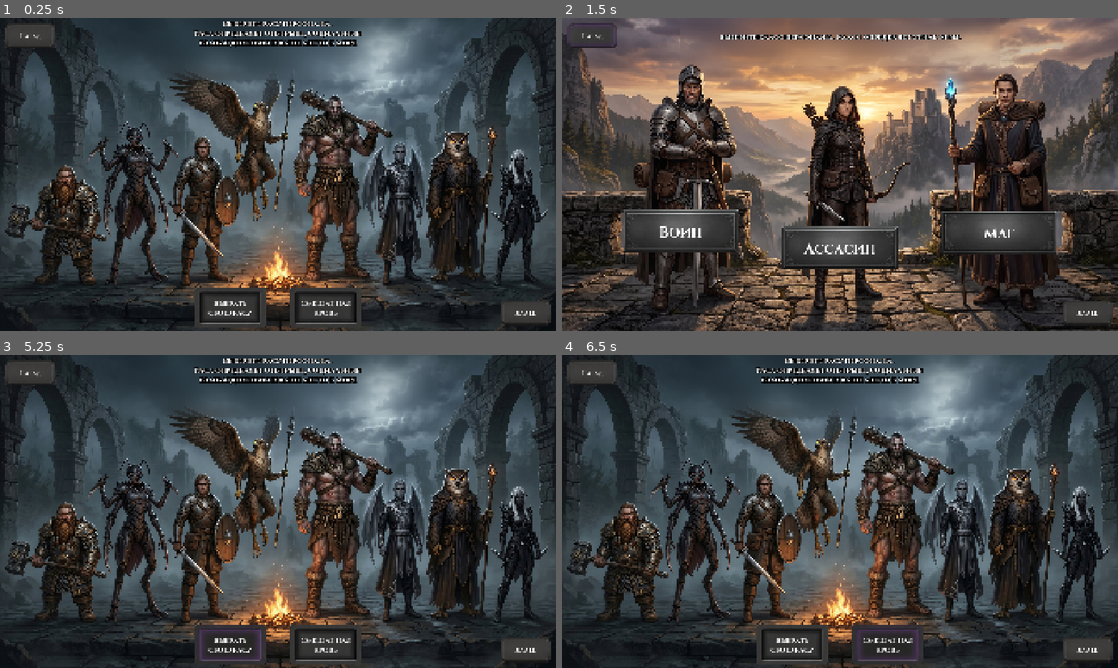
Above: before the commit, frames 1-4 (two rows, left to right).
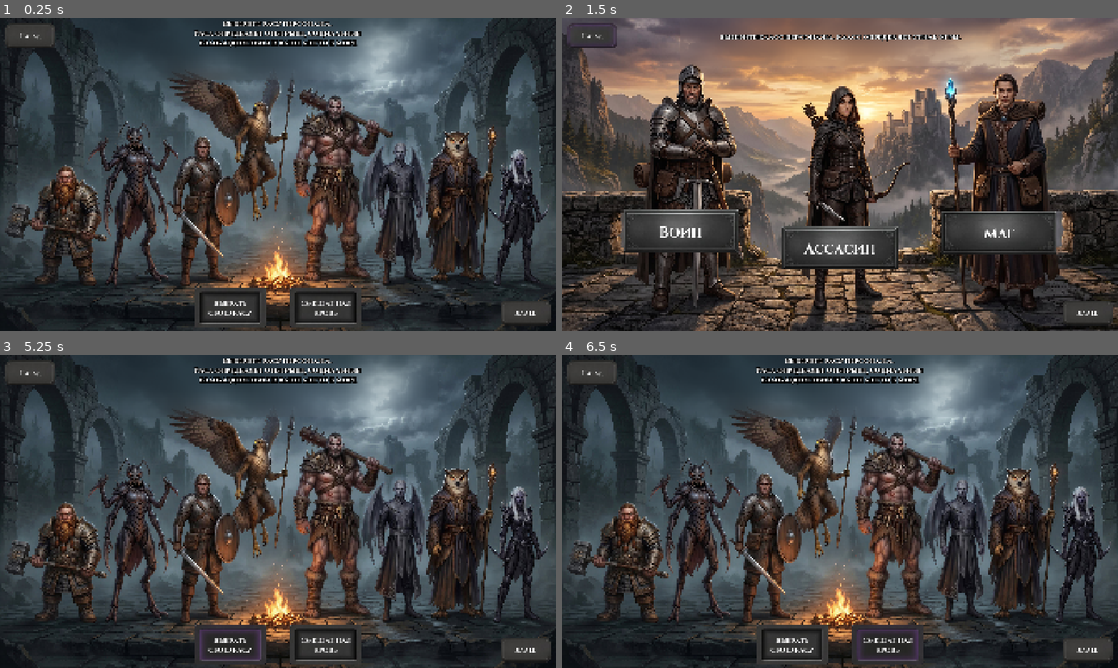
Above: after the commit, the same moments.

Repository: Brodyaga20/DND_Ecosystem
Game: Godot game, scene res://Scenes/RaceSelect.tscn
The game is run twice, just before and just after one commit, with the same random seed, the same clock (stepped at 60 frames per second) and the same inputs. This scene is started directly instead of the project's main scene.
Inputs:
- Up to frame 1 (0.25 s): no input
- Up to frame 2 (1.5 s): click "Назад" at 0.5 s; click "Назад" at 1.25 s
- Up to frame 3 (5.25 s): click "Воин" at 2 s; click "Далее" at 2.75 s; click "Паладин" at 3.5 s; click "Далее" at 4.25 s; click "Выбрать свою расу" at 5 s
- Up to frame 4 (6.5 s): click "Смешанная кровь" at 5.75 s

The runs differ from the first frame. In frame 1, 6.0% of the frame differs, in the area x 0-99%, y 19-86%; in frame 2, nothing differs; in frame 3, 6.0%; in frame 4, 6.0%.

Commit message:
fix: change all of the characters icons on the race select screen

Diff:
--- a/Scenes/RaceSelect.tscn
+++ b/Scenes/RaceSelect.tscn
@@ -8,7 +8,7 @@
 [ext_resource type="Texture2D" uid="uid://cey7teay03u4d" path="res://Assets/Pictures/Characters/RaceSelect/Human.png" id="6_ysmgl"]
 [ext_resource type="Texture2D" uid="uid://c8vrjooon177" path="res://Assets/Pictures/Buttons/Universal/BackHover.png" id="7_3axmt"]
 [ext_resource type="Texture2D" uid="uid://doiq3h3r1vsir" path="res://Assets/Pictures/Characters/RaceSelect/Aarakocra.png" id="7_4fyqd"]
-[ext_resource type="Texture2D" uid="uid://byc2xbf6g0124" path="res://Assets/Pictures/Characters/RaceSelect/giant.png" id="8_s7cy1"]
+[ext_resource type="Texture2D" uid="uid://bt3s40dwbe8p1" path="res://Assets/Pictures/Characters/RaceSelect/Giant.png" id="8_pp76f"]
 [ext_resource type="FontFile" uid="uid://bmi3qlrfv0fa5" path="res://Assets/Fonts/cinzel_bold.ttf" id="8_xnjbr"]
 [ext_resource type="Texture2D" uid="uid://dvyn8ldxouu8p" path="res://Assets/Pictures/Characters/RaceSelect/Aasimar.png" id="9_7lttw"]
 [ext_resource type="Texture2D" uid="uid://4j0pdkjrmmru" path="res://Assets/Pictures/Characters/RaceSelect/Owlin.png" id="10_jqhg7"]
@@ -41,10 +41,10 @@
 size = Vector2(190, 529)
 
 [sub_resource type="RectangleShape2D" id="RectangleShape2D_3gngh"]
-size = Vector2(194.92456, 513.5678)
+size = Vector2(181.92462, 513.5678)
 
 [sub_resource type="RectangleShape2D" id="RectangleShape2D_fcnqv"]
-size = Vector2(209.13351, 493.0725)
+size = Vector2(209.13351, 572.0968)
 
 [sub_resource type="RectangleShape2D" id="RectangleShape2D_7numd"]
 size = Vector2(175.2171, 496.79202)
@@ -73,12 +73,10 @@
 texture = ExtResource("1_4jilo")
 
 [node name="Gnome" type="Area2D" parent="." unique_id=1967818966]
-position = Vector2(194.00003, 701.00006)
-scale = Vector2(0.85, 0.85)
+position = Vector2(193.00003, 717.00006)
 
 [node name="Gnome" type="Sprite2D" parent="Gnome" unique_id=1113030315 groups=["characters"]]
 material = SubResource("ShaderMaterial_nydx7")
-scale = Vector2(1.0000001, 1.0000001)
 texture = ExtResource("18_a7xw8")
 
 [node name="CollisionShape2D2" type="CollisionShape2D" parent="Gnome" unique_id=2057936158]
@@ -87,13 +85,11 @@
 shape = SubResource("RectangleShape2D_yf5fn")
 
 [node name="Chitin" type="Area2D" parent="." unique_id=1848901643]
-position = Vector2(457.99994, 630.99976)
-scale = Vector2(1.1, 1.1)
+position = Vector2(455.99994, 639.99976)
 
 [node name="Chitin" type="Sprite2D" parent="Chitin" unique_id=1492430631 groups=["characters"]]
 material = SubResource("ShaderMaterial_nydx7")
 position = Vector2(3.669783, 0.91767883)
-scale = Vector2(1.0000001, 1.0000001)
 texture = ExtResource("5_pp76f")
 
 [node name="CollisionShape2D" type="CollisionShape2D" parent="Chitin" unique_id=82508175]
@@ -101,12 +97,11 @@
 shape = SubResource("RectangleShape2D_57qmd")
 
 [node name="Human" type="Area2D" parent="." unique_id=368739890]
-position = Vector2(543.00006, 648.0001)
+position = Vector2(544.00006, 648.0001)
 
 [node name="Human" type="Sprite2D" parent="Human" unique_id=991013605 groups=["characters"]]
 material = SubResource("ShaderMaterial_nydx7")
 position = Vector2(158.35294, 20)
-scale = Vector2(1.04, 1.04)
 texture = ExtResource("6_ysmgl")
 
 [node name="CollisionShape2D" type="CollisionShape2D" parent="Human" unique_id=1543362313]
@@ -114,39 +109,33 @@
 shape = SubResource("RectangleShape2D_d0u6y")
 
 [node name="Aarakocra" type="Area2D" parent="." unique_id=864208963]
-position = Vector2(820.00006, 438.00003)
-scale = Vector2(0.995, 0.995)
+position = Vector2(795.00006, 438.00003)
 
 [node name="Aarakocra" type="Sprite2D" parent="Aarakocra" unique_id=1827802805 groups=["characters"]]
 material = SubResource("ShaderMaterial_nydx7")
-scale = Vector2(0.995, 0.995)
 texture = ExtResource("7_4fyqd")
 
 [node name="CollisionShape2D" type="CollisionShape2D" parent="Aarakocra" unique_id=762373529]
-position = Vector2(87.46228, 18.592926)
+position = Vector2(93.96222, 18.592926)
 shape = SubResource("RectangleShape2D_3gngh")
 
 [node name="Giant" type="Area2D" parent="." unique_id=959090653]
-position = Vector2(1130, 576)
-scale = Vector2(1.115, 1.115)
+position = Vector2(1183, 574)
 
 [node name="Giant" type="Sprite2D" parent="Giant" unique_id=1859544400 groups=["characters"]]
 material = SubResource("ShaderMaterial_nydx7")
-scale = Vector2(1.115, 1.115)
-texture = ExtResource("8_s7cy1")
+texture = ExtResource("8_pp76f")
 
 [node name="CollisionShape2D2" type="CollisionShape2D" parent="Giant" unique_id=1620764019]
-position = Vector2(16.143555, -10.313904)
+position = Vector2(-40, 12.05603)
 scale = Vector2(1.1149999, 1.1149999)
 shape = SubResource("RectangleShape2D_fcnqv")
 
 [node name="Aasimar" type="Area2D" parent="." unique_id=2091077741]
-position = Vector2(1377, 665.99994)
-scale = Vector2(0.985, 0.985)
+position = Vector2(1361, 671.99994)
 
 [node name="Aasimar" type="Sprite2D" parent="Aasimar" unique_id=1248702324 groups=["characters"]]
 material = SubResource("ShaderMaterial_nydx7")
-scale = Vector2(0.985, 0.985)
 texture = ExtResource("9_7lttw")
 
 [node name="CollisionShape2D2" type="CollisionShape2D" parent="Aasimar" unique_id=69148631]
@@ -155,12 +144,10 @@
 shape = SubResource("RectangleShape2D_7numd")
 
 [node name="Owlin" type="Area2D" parent="." unique_id=1205527130]
-position = Vector2(1578, 641)
-scale = Vector2(1.04, 1.04)
+position = Vector2(1592, 639)
 
 [node name="Owlin" type="Sprite2D" parent="Owlin" unique_id=311423246 groups=["characters"]]
 material = SubResource("ShaderMaterial_nydx7")
-scale = Vector2(1.04, 1.04)
 texture = ExtResource("10_jqhg7")
 
 [node name="CollisionShape2D2" type="CollisionShape2D" parent="Owlin" unique_id=899072651]
@@ -169,12 +156,10 @@
 shape = SubResource("RectangleShape2D_p1u0y")
 
 [node name="Drow" type="Area2D" parent="." unique_id=1378254339]
-position = Vector2(1785, 693)
-scale = Vector2(0.955, 0.955)
+position = Vector2(1788, 689)
 
 [node name="Drow" type="Sprite2D" parent="Drow" unique_id=1179526091 groups=["characters"]]
 material = SubResource("ShaderMaterial_nydx7")
-scale = Vector2(0.955, 0.955)
 texture = ExtResource("11_k7jqh")
 
 [node name="CollisionShape2D2" type="CollisionShape2D" parent="Drow" unique_id=525315963]
--- a/Scenes/RogueSubclassSelect.tscn
+++ b/Scenes/RogueSubclassSelect.tscn
@@ -32,7 +32,6 @@
 
 [node name="BackGround" type="Sprite2D" parent="." unique_id=1925766710]
 position = Vector2(960.00006, 540)
-scale = Vector2(0.75000006, 0.7557733)
 texture = ExtResource("2_66r1r")
 
 [node name="GridContainer" type="GridContainer" parent="." unique_id=254741138]
Binary file changed: Assets/Pictures/BackGrounds/RaceSelect.png
Binary file changed: Assets/Pictures/Characters/RaceSelect/Aarakocra.png
Binary file changed: Assets/Pictures/Characters/RaceSelect/Aasimar.png
Binary file changed: Assets/Pictures/Characters/RaceSelect/Chitin.png
Binary file changed: Assets/Pictures/Characters/RaceSelect/Drow.png
Binary file changed: Assets/Pictures/Characters/RaceSelect/Gnome.png
Binary file changed: Assets/Pictures/Characters/RaceSelect/Human.png
Binary file changed: Assets/Pictures/Characters/RaceSelect/Owlin.png
Binary file changed: Assets/Pictures/Characters/RaceSelect/giant.png
Not shown, changed: Assets/Pictures/Characters/RaceSelect/giant.png.import
